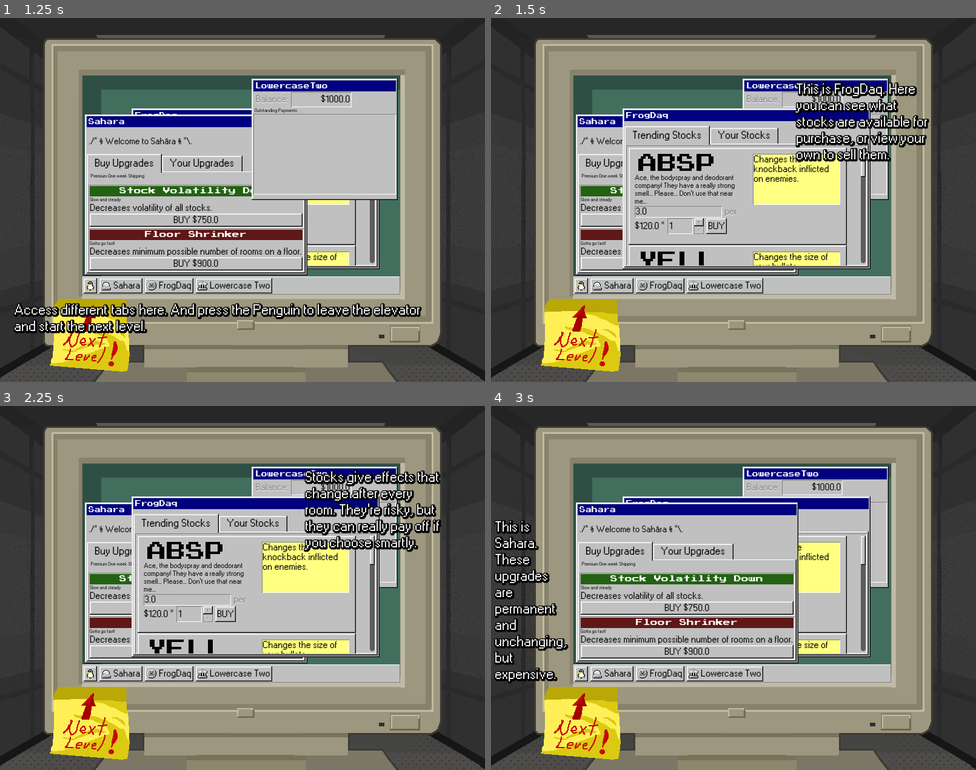
Above: before the commit, frames 1-4 (two rows, left to right).
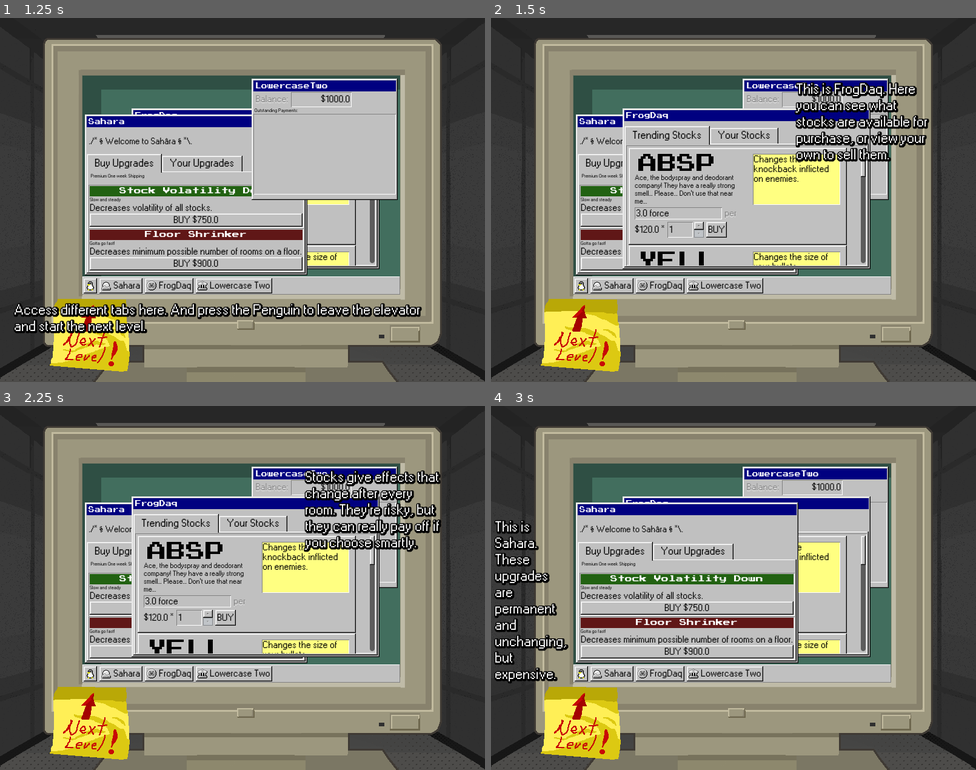
Above: after the commit, the same moments.

Repository: ygda-org/stock-strikers
Game: Godot game, scene res://main/tutorial/tutorial_elevator.tscn
Two runs of this game, one before a commit and one after it. Both use one fixed random seed, a clock stepped at 60 frames per second and the inputs below. This scene is started directly instead of the project's main scene. Sound files missing from this copy of the repository are replaced by a short silence.
Inputs (mouse positions are in pixels of both pictures, inside the frame that each line leads up to):
- Up to frame 1 (1.25 s): click "BUY" at 0.5 s
- Up to frame 2 (1.5 s): click (583, 287) at 1.25 s
- Up to frame 3 (2.25 s): click (92, 675) at 2 s
- Up to frame 4 (3 s): click "Sahara" at 2.75 s

Frame 1 is identical in both runs. In frame 2, 0.5% of the frame differs, in the area x 29-51%, y 51-61%; in frame 3, 0.5%; in frame 4, nothing differs.

Commit message:
stat descriptions

Diff:
--- a/gui/stock_option.gd
+++ b/gui/stock_option.gd
@@ -26,7 +26,10 @@
 
 	title = stock.company_ticker
 	effect_amount = stock.change_amount
-	effect_name = ""#stock.stat_unit
+	if stock.stat_unit == "temp":
+		effect_name = ""
+	else:
+		effect_name = stock.stat_unit
 	desc = stock.stock_description
 	tooltip_desc = stock.effect_description
 	cost_per = stock.change_amount * stock.cost_multi
@@ -36,7 +39,7 @@
 
 	$Title.text = title
 	$VBoxContainer/Desc.text = desc
-	$VBoxContainer/EffectRow/Panel/MarginContainer/Effect.text = str(effect_amount) + " " + effect_name
+	$EffectRow/Panel/MarginContainer/Effect.text = str(effect_amount) + " " + effect_name
 	$Tooltip/MarginContainer/TooltipDesc.text = tooltip_desc
 	$VBoxContainer/BuyingRow/DividendCost.text = "$" + str(snappedf(cost_per,.01)) + " *"
 	if not is_shop_stock:
--- a/gui/stock_option.tscn
+++ b/gui/stock_option.tscn
@@ -16,25 +16,25 @@
 [sub_resource type="StyleBoxFlat" id="StyleBoxFlat_v1w4h"]
 bg_color = Color(0, 0, 0, 1)
 
+[sub_resource type="StyleBoxTexture" id="StyleBoxTexture_welxv"]
+texture = ExtResource("2_kmgha")
+texture_margin_left = 2.0
+texture_margin_top = 2.0
+texture_margin_right = 2.0
+texture_margin_bottom = 2.0
+
+[sub_resource type="StyleBoxFlat" id="StyleBoxFlat_g105g"]
+bg_color = Color(1, 1, 0.5058824, 1)
+
+[sub_resource type="StyleBoxFlat" id="StyleBoxFlat_welxv"]
+bg_color = Color(0, 0, 0, 0.5294118)
+
 [sub_resource type="StyleBoxTexture" id="StyleBoxTexture_v1w4h"]
 texture = ExtResource("2_kmgha")
 texture_margin_left = 1.0
 texture_margin_top = 1.0
 texture_margin_right = 1.0
 texture_margin_bottom = 1.0
-
-[sub_resource type="StyleBoxTexture" id="StyleBoxTexture_welxv"]
-texture = ExtResource("2_kmgha")
-texture_margin_left = 2.0
-texture_margin_top = 2.0
-texture_margin_right = 2.0
-texture_margin_bottom = 2.0
-
-[sub_resource type="StyleBoxFlat" id="StyleBoxFlat_g105g"]
-bg_color = Color(1, 1, 0.5058824, 1)
-
-[sub_resource type="StyleBoxFlat" id="StyleBoxFlat_welxv"]
-bg_color = Color(0, 0, 0, 0.5294118)
 
 [node name="StockOption" type="Control" unique_id=1011788072]
 custom_minimum_size = Vector2(360, 160)
@@ -132,44 +132,127 @@
 autowrap_mode = 3
 clip_text = true
 
-[node name="EffectRow" type="HBoxContainer" parent="VBoxContainer" unique_id=612997778]
-layout_mode = 2
-mouse_filter = 2
-
-[node name="InfoButton" type="Button" parent="VBoxContainer/EffectRow" unique_id=620645840]
-visible = false
-layout_mode = 2
-toggle_mode = true
-text = " ? "
-
-[node name="Panel" type="Panel" parent="VBoxContainer/EffectRow" unique_id=1521882151]
-custom_minimum_size = Vector2(144, 19)
-layout_mode = 2
-mouse_filter = 2
-theme = ExtResource("1_l2qqs")
-theme_override_styles/panel = SubResource("StyleBoxTexture_v1w4h")
-
-[node name="MarginContainer" type="MarginContainer" parent="VBoxContainer/EffectRow/Panel" unique_id=157983895]
+[node name="VolatitlityRow" type="HBoxContainer" parent="VBoxContainer" unique_id=34677134]
+visible = false
+layout_mode = 2
+
+[node name="Volatility" type="Label" parent="VBoxContainer/VolatitlityRow" unique_id=1973258930]
+layout_mode = 2
+theme_override_font_sizes/font_size = 16
+text = "Volatility: "
+
+[node name="VolatilityAmount" type="Label" parent="VBoxContainer/VolatitlityRow" unique_id=1499526226]
+layout_mode = 2
+theme_override_colors/font_color = Color(1, 0, 0, 1)
+theme_override_font_sizes/font_size = 16
+text = "HIGH"
+
+[node name="Spacer" type="Control" parent="VBoxContainer" unique_id=383438290]
+custom_minimum_size = Vector2(0, 25)
+layout_mode = 2
+
+[node name="BuyingRow" type="HBoxContainer" parent="VBoxContainer" unique_id=979023355]
+custom_minimum_size = Vector2(0, 18)
+layout_mode = 2
+theme = ExtResource("1_l2qqs")
+
+[node name="DividendCost" type="Label" parent="VBoxContainer/BuyingRow" unique_id=1710291029]
+layout_mode = 2
+theme_override_font_sizes/font_size = 16
+text = "Cost: $20 *"
+
+[node name="Dividends" type="SpinBox" parent="VBoxContainer/BuyingRow" unique_id=242017968]
+custom_minimum_size = Vector2(60, 26)
+layout_mode = 2
+theme = ExtResource("1_l2qqs")
+min_value = 1.0
+value = 1.0
+
+[node name="BuyButton" type="Button" parent="VBoxContainer/BuyingRow" unique_id=127888415]
+layout_mode = 2
+text = "BUY"
+
+[node name="Tooltip" type="Panel" parent="." unique_id=460809676]
+layout_mode = 0
+offset_left = 205.0
+offset_top = 10.0
+offset_right = 349.0
+offset_bottom = 94.0
+theme_override_styles/panel = SubResource("StyleBoxTexture_welxv")
+
+[node name="MarginContainer" type="MarginContainer" parent="Tooltip" unique_id=1438476390]
 layout_mode = 1
 anchors_preset = 15
 anchor_right = 1.0
 anchor_bottom = 1.0
 grow_horizontal = 2
 grow_vertical = 2
-mouse_filter = 2
 theme_override_constants/margin_left = 1
 theme_override_constants/margin_top = 1
 theme_override_constants/margin_right = 1
 theme_override_constants/margin_bottom = 1
 
-[node name="Effect" type="Label" parent="VBoxContainer/EffectRow/Panel/MarginContainer" unique_id=1936898777]
+[node name="Panel" type="Panel" parent="Tooltip/MarginContainer" unique_id=1526851892]
+layout_mode = 2
+theme_override_styles/panel = SubResource("StyleBoxFlat_g105g")
+
+[node name="TooltipDesc" type="Label" parent="Tooltip/MarginContainer" unique_id=1950617849]
+custom_minimum_size = Vector2(40, 40)
+layout_mode = 2
+size_flags_vertical = 1
+theme_override_font_sizes/font_size = 16
+text = "aaaaaaaaaaaaaaaaaaaaaaaaaaaaaaaaaaaaaaaaaaaaaaaaaaaaaaaaaaaaaaaaaaaaaaaaaaaaaaaaaaaaaaaaaaaaaaaaaaaaaaaaaaaaaaaaaaaaaaaaaaaaaaaaaaaaaaaaaaaaaaaaaaaaaaaaaaaaaaaaaaaaaaaaaaaaaaaaaaaaaaaaaaaaaaaaaaaaaaaaaaaaaaaaaaaaaaaaaaaaaaaaaaaaaaaaaaaaaaaaaaaaaaaaaa"
+autowrap_mode = 3
+clip_text = true
+
+[node name="Disable" type="Panel" parent="." unique_id=1662939779]
+visible = false
+layout_mode = 1
+anchors_preset = 15
+anchor_right = 1.0
+anchor_bottom = 1.0
+grow_horizontal = 2
+grow_vertical = 2
+theme_override_styles/panel = SubResource("StyleBoxFlat_welxv")
+
+[node name="EffectRow" type="HBoxContainer" parent="." unique_id=612997778]
+layout_mode = 0
+offset_left = 10.0
+offset_top = 98.0
+offset_right = 346.0
+offset_bottom = 117.0
+mouse_filter = 2
+
+[node name="InfoButton" type="Button" parent="EffectRow" unique_id=620645840]
+visible = false
+custom_maximum_size = Vector2(0, -1)
+layout_mode = 2
+toggle_mode = true
+text = " ? "
+
+[node name="Panel" type="PanelContainer" parent="EffectRow" unique_id=984510613]
+custom_minimum_size = Vector2(144, 19)
+layout_mode = 2
+mouse_filter = 2
+theme = ExtResource("1_l2qqs")
+theme_override_styles/panel = SubResource("StyleBoxTexture_v1w4h")
+
+[node name="MarginContainer" type="MarginContainer" parent="EffectRow/Panel" unique_id=157983895]
+layout_mode = 2
+mouse_filter = 2
+theme_override_constants/margin_left = 1
+theme_override_constants/margin_top = 1
+theme_override_constants/margin_right = 1
+theme_override_constants/margin_bottom = 1
+
+[node name="Effect" type="Label" parent="EffectRow/Panel/MarginContainer" unique_id=1936898777]
 layout_mode = 2
 size_flags_horizontal = 0
 theme = ExtResource("1_l2qqs")
 theme_override_font_sizes/font_size = 16
 text = "+20 damage"
 
-[node name="PerTag" type="Label" parent="VBoxContainer/EffectRow" unique_id=1232994059]
+[node name="PerTag" type="Label" parent="EffectRow" unique_id=1232994059]
 layout_mode = 2
 theme_override_colors/font_color = Color(0.5019608, 0.5019608, 0.5019608, 1)
 theme_override_colors/font_shadow_color = Color(1, 1, 1, 1)
@@ -179,84 +262,5 @@
 theme_override_font_sizes/font_size = 16
 text = "per"
 
-[node name="VolatitlityRow" type="HBoxContainer" parent="VBoxContainer" unique_id=34677134]
-visible = false
-layout_mode = 2
-
-[node name="Volatility" type="Label" parent="VBoxContainer/VolatitlityRow" unique_id=1973258930]
-layout_mode = 2
-theme_override_font_sizes/font_size = 16
-text = "Volatility: "
-
-[node name="VolatilityAmount" type="Label" parent="VBoxContainer/VolatitlityRow" unique_id=1499526226]
-layout_mode = 2
-theme_override_colors/font_color = Color(1, 0, 0, 1)
-theme_override_font_sizes/font_size = 16
-text = "HIGH"
-
-[node name="BuyingRow" type="HBoxContainer" parent="VBoxContainer" unique_id=979023355]
-custom_minimum_size = Vector2(0, 18)
-layout_mode = 2
-theme = ExtResource("1_l2qqs")
-
-[node name="DividendCost" type="Label" parent="VBoxContainer/BuyingRow" unique_id=1710291029]
-layout_mode = 2
-theme_override_font_sizes/font_size = 16
-text = "Cost: $20 *"
-
-[node name="Dividends" type="SpinBox" parent="VBoxContainer/BuyingRow" unique_id=242017968]
-custom_minimum_size = Vector2(60, 26)
-layout_mode = 2
-theme = ExtResource("1_l2qqs")
-min_value = 1.0
-value = 1.0
-
-[node name="BuyButton" type="Button" parent="VBoxContainer/BuyingRow" unique_id=127888415]
-layout_mode = 2
-text = "BUY"
-
-[node name="Tooltip" type="Panel" parent="." unique_id=460809676]
-layout_mode = 0
-offset_left = 205.0
-offset_top = 10.0
-offset_right = 349.0
-offset_bottom = 94.0
-theme_override_styles/panel = SubResource("StyleBoxTexture_welxv")
-
-[node name="MarginContainer" type="MarginContainer" parent="Tooltip" unique_id=1438476390]
-layout_mode = 1
-anchors_preset = 15
-anchor_right = 1.0
-anchor_bottom = 1.0
-grow_horizontal = 2
-grow_vertical = 2
-theme_override_constants/margin_left = 1
-theme_override_constants/margin_top = 1
-theme_override_constants/margin_right = 1
-theme_override_constants/margin_bottom = 1
-
-[node name="Panel" type="Panel" parent="Tooltip/MarginContainer" unique_id=1526851892]
-layout_mode = 2
-theme_override_styles/panel = SubResource("StyleBoxFlat_g105g")
-
-[node name="TooltipDesc" type="Label" parent="Tooltip/MarginContainer" unique_id=1950617849]
-custom_minimum_size = Vector2(40, 40)
-layout_mode = 2
-size_flags_vertical = 1
-theme_override_font_sizes/font_size = 16
-text = "aaaaaaaaaaaaaaaaaaaaaaaaaaaaaaaaaaaaaaaaaaaaaaaaaaaaaaaaaaaaaaaaaaaaaaaaaaaaaaaaaaaaaaaaaaaaaaaaaaaaaaaaaaaaaaaaaaaaaaaaaaaaaaaaaaaaaaaaaaaaaaaaaaaaaaaaaaaaaaaaaaaaaaaaaaaaaaaaaaaaaaaaaaaaaaaaaaaaaaaaaaaaaaaaaaaaaaaaaaaaaaaaaaaaaaaaaaaaaaaaaaaaaaaaaa"
-autowrap_mode = 3
-clip_text = true
-
-[node name="Disable" type="Panel" parent="." unique_id=1662939779]
-visible = false
-layout_mode = 1
-anchors_preset = 15
-anchor_right = 1.0
-anchor_bottom = 1.0
-grow_horizontal = 2
-grow_vertical = 2
-theme_override_styles/panel = SubResource("StyleBoxFlat_welxv")
-
-[connection signal="toggled" from="VBoxContainer/EffectRow/InfoButton" to="." method="_on_info_button_toggled"]
 [connection signal="pressed" from="VBoxContainer/BuyingRow/BuyButton" to="." method="_on_buy_button_pressed"]
+[connection signal="toggled" from="EffectRow/InfoButton" to="." method="_on_info_button_toggled"]
--- a/player/stocks/berserk.tres
+++ b/player/stocks/berserk.tres
@@ -8,6 +8,7 @@
 med_volatile_range = Vector2(-0.005, 0.005)
 low_volatile_range = Vector2(-0.003, 0.003)
 changed_stat = 12
+stat_unit = "x dmg per kill"
 change_amount = 1.05
 other_effect_name = "berserk"
 stock_description = "WereWOLF, the protein company! Be the alpha you were always meant to be! AWOOOOO!"
--- a/player/stocks/bullet_knockback.tres
+++ b/player/stocks/bullet_knockback.tres
@@ -8,7 +8,7 @@
 med_volatile_range = Vector2(-0.5, 0.3)
 low_volatile_range = Vector2(-0.3, 0.3)
 changed_stat = 11
-stat_unit = "px"
+stat_unit = "force"
 change_amount = 3.0
 stock_description = "Ace, the bodyspray and deodorant company! They have a really strong smell... Please... Don't use that near me..."
 effect_description = "Changes the knockback inflicted on enemies."
--- a/player/stocks/bullet_size.tres
+++ b/player/stocks/bullet_size.tres
@@ -8,6 +8,7 @@
 med_volatile_range = Vector2(-0.02, 0.02)
 low_volatile_range = Vector2(-0.01, 0.01)
 changed_stat = 6
+stat_unit = "x size"
 change_amount = 0.1
 stock_description = "Yell, the PC and hardware company! You bought a bulky PC from them a while ago. It barely works, but their devices make better ammunition than hardware."
 effect_description = "Changes the size of your bullets."
--- a/player/stocks/bullet_speed.tres
+++ b/player/stocks/bullet_speed.tres
@@ -7,6 +7,7 @@
 high_volatile_range = Vector2(-8, 8)
 low_volatile_range = Vector2(-3, 3)
 changed_stat = 5
+stat_unit = "speed"
 change_amount = 20.0
 stock_description = "Diplomacy, the foreign nation negotiations company! They also make a hit board game."
 effect_description = "Changes the speed of your bullets."
--- a/player/stocks/damage.tres
+++ b/player/stocks/damage.tres
@@ -8,6 +8,7 @@
 med_volatile_range = Vector2(-0.5, 0.5)
 low_volatile_range = Vector2(-0.2, 0.2)
 changed_stat = 3
+stat_unit = "dmg"
 change_amount = 5.0
 stock_description = "Chewyroll, the anime platform! They have SO MUCH action anime. So much fighting... Fight like they do!"
 effect_description = "Changes your damage."
--- a/player/stocks/desperation.tres
+++ b/player/stocks/desperation.tres
@@ -8,7 +8,7 @@
 med_volatile_range = Vector2(-0.25, 0.25)
 low_volatile_range = Vector2(-0.1, 0.1)
 changed_stat = 12
-stat_unit = "other"
+stat_unit = "times dmg"
 change_amount = 3.0
 other_effect_name = "desperation"
 stock_name = "YGDA"
--- a/player/stocks/extra_random_shot.tres
+++ b/player/stocks/extra_random_shot.tres
@@ -8,6 +8,7 @@
 med_volatile_range = Vector2(-0.05, 0.05)
 low_volatile_range = Vector2(-0.025, 0.025)
 changed_stat = 12
+stat_unit = "x dmg on extra shots"
 change_amount = 0.6
 other_effect_name = "extra_random_shots"
 stock_description = "Dissonance, the online chatroom company! Have your friends backseat your gameplay and fire a shot for you!"
--- a/player/stocks/extrafire.tres
+++ b/player/stocks/extrafire.tres
@@ -8,6 +8,7 @@
 med_volatile_range = Vector2(-0.1, 0.1)
 low_volatile_range = Vector2(-0.05, 0.05)
 changed_stat = 12
+stat_unit = "s per shot"
 change_amount = 1.5
 other_effect_name = "extrafire"
 stock_description = "Wake Up!, the clock company! Their alarms scare me... I almost punched my alarm clock last time :("
--- a/player/stocks/health.tres
+++ b/player/stocks/health.tres
@@ -7,6 +7,7 @@
 high_volatile_range = Vector2(-2, 2)
 med_volatile_range = Vector2(-1, 1)
 low_volatile_range = Vector2(-0.5, 0.5)
+stat_unit = "hp"
 change_amount = 10.0
 stock_description = "CNSK Stock? It's stock! Made of chickens! Chicken Noodle Soup makes everything better :3"
 effect_description = "Changes your maximum health."
--- a/player/stocks/money_damage_increase.tres
+++ b/player/stocks/money_damage_increase.tres
@@ -8,6 +8,7 @@
 med_volatile_range = Vector2(-0.002, 0.002)
 low_volatile_range = Vector2(-0.001, 0.001)
 changed_stat = 12
+stat_unit = "x dmg per $"
 change_amount = 0.01
 other_effect_name = "money_damage_increase"
 stock_description = "Lowercase Two, the banking company! Invest in their bank and watch as your interest (and power) grows!"
--- a/player/stocks/money_leak.tres
+++ b/player/stocks/money_leak.tres
@@ -8,6 +8,7 @@
 med_volatile_range = Vector2(-0.3, 0.3)
 low_volatile_range = Vector2(-0.1, 0.1)
 changed_stat = 12
+stat_unit = "x speed"
 change_amount = 2.0
 other_effect_name = "money_leak"
 stock_name = "Money Leak"
--- a/player/stocks/money_shield.tres
+++ b/player/stocks/money_shield.tres
@@ -8,6 +8,7 @@
 med_volatile_range = Vector2(-0.15, 0.15)
 low_volatile_range = Vector2(-0.05, 0.05)
 changed_stat = 12
+stat_unit = "x dmg taken lost on hit"
 change_amount = 1.5
 other_effect_name = "money_shield"
 stock_description = "Wizney Studios, the media company! They make a lot of movies and children's shows! They have really good lawyers to protect you."
--- a/player/stocks/move_speed.tres
+++ b/player/stocks/move_speed.tres
@@ -8,6 +8,7 @@
 med_volatile_range = Vector2(-1, 1)
 low_volatile_range = Vector2(-0.5, 0.5)
 changed_stat = 1
+stat_unit = "speed"
 change_amount = 10.0
 stock_description = "NICE, the renowned sportswear and shoe company! I heard they hide springs in their shoes to make you faster."
 effect_description = "Changes your movement speed."
--- a/player/stocks/octo_shot.tres
+++ b/player/stocks/octo_shot.tres
@@ -8,6 +8,7 @@
 med_volatile_range = Vector2(-0.02, 0.02)
 low_volatile_range = Vector2(-0.01, 0.01)
 changed_stat = 12
+stat_unit = "x dmg on extra shots"
 change_amount = 0.1
 other_effect_name = "octo_shot"
 stock_description = "Lolligo, the mediterranean deep-sea fishing company! They export a large amount of the world's octopus and squid supply."
--- a/player/stocks/perfection.tres
+++ b/player/stocks/perfection.tres
@@ -8,7 +8,7 @@
 med_volatile_range = Vector2(-0.1, 0.1)
 low_volatile_range = Vector2(-0.05, 0.05)
 changed_stat = 12
-stat_unit = "$ per enemy"
+stat_unit = "x$ per enemy"
 change_amount = 1.7
 other_effect_name = "perfection"
 stock_name = "Perfection"
--- a/player/stocks/premium_bullets.tres
+++ b/player/stocks/premium_bullets.tres
@@ -8,11 +8,12 @@
 med_volatile_range = Vector2(-0.2, 0.2)
 low_volatile_range = Vector2(-0.1, 0.1)
 changed_stat = 12
-change_amount = 1.1
+stat_unit = "x dmg"
+change_amount = 1.2
 other_effect_name = "premium_bullets"
 stock_name = "Premium Bullets"
 stock_description = "Orange, the personal electronics company! Rival of Smashsung and creator of the UBullet, the most premium ammo on the market!"
 effect_description = "Bullets deal much more damage but cost $3 per shot."
 company_ticker = "ORNG"
-cost_multi = 636.364
+cost_multi = 400.0
 metadata/_custom_type_script = "uid://cgypua0rq6rtn"
--- a/player/stocks/recoil.tres
+++ b/player/stocks/recoil.tres
@@ -8,6 +8,7 @@
 med_volatile_range = Vector2(-25, 25)
 low_volatile_range = Vector2(-15, 15)
 changed_stat = 12
+stat_unit = "force"
 change_amount = 150.0
 other_effect_name = "recoil"
 stock_description = "Shark Kirka's personal utility company! Singer of the hit song \"Waists won't lie\", a song that'll blast you off your feet! "
--- a/player/stocks/ricochet.tres
+++ b/player/stocks/ricochet.tres
@@ -8,6 +8,7 @@
 med_volatile_range = Vector2(-0.5, 0.5)
 low_volatile_range = Vector2(-0.34, 0.34)
 changed_stat = 12
+stat_unit = "bounces"
 change_amount = 2.0
 other_effect_name = "ricochet"
 stock_description = "M.I.K.U., the software and song company! They're especially good with sound reflections and physical collisions. Such a silly company :D"
--- a/player/stocks/roll_bullets.tres
+++ b/player/stocks/roll_bullets.tres
@@ -8,6 +8,7 @@
 med_volatile_range = Vector2(-0.2, 0.2)
 low_volatile_range = Vector2(-0.1, 0.1)
 changed_stat = 12
+stat_unit = "x dmg on extra shot"
 change_amount = 1.5
 other_effect_name = "roll_bullets"
 stock_description = "Future Cal, the exercise and diet company! A subscription with them and you'll get fit in no time!"
--- a/player/stocks/roll_dur.tres
+++ b/player/stocks/roll_dur.tres
@@ -8,6 +8,7 @@
 med_volatile_range = Vector2(-0.01, 0.01)
 low_volatile_range = Vector2(-0.005, 0.005)
 changed_stat = 7
+stat_unit = "s"
 change_amount = 0.1
 stock_description = "Yyon Immobile Oil, the gasoline and oil company! They like oil. A lot. Like a lot, a lot. Like, enough that they would use it on themselves to slide further."
 effect_description = "Changes the duration of your dodge roll."
--- a/player/stocks/roll_invincibility.tres
+++ b/player/stocks/roll_invincibility.tres
@@ -8,6 +8,7 @@
 med_volatile_range = Vector2(-0.005, 0.005)
 low_volatile_range = Vector2(-0.003, 0.003)
 changed_stat = 10
+stat_unit = "s"
 change_amount = 0.05
 stock_description = "Coolmath, the cool, awesome, super duper math education software company. They're basically [Title Card]. "
 effect_description = "Changes the invincibility duration of your dodge roll."
--- a/player/stocks/roll_speed.tres
+++ b/player/stocks/roll_speed.tres
@@ -8,6 +8,7 @@
 med_volatile_range = Vector2(-3, 3)
 low_volatile_range = Vector2(-2, 2)
 changed_stat = 8
+stat_unit = "speed"
 change_amount = 15.0
 stock_description = "Sahara, the delivery company! Buy anything, anywhere! They'll dash over to you in seconds! "
 effect_description = "Changes the speed of your dodge roll."
--- a/player/stocks/strong_single_shots.tres
+++ b/player/stocks/strong_single_shots.tres
@@ -8,6 +8,7 @@
 med_volatile_range = Vector2(-0.1, 0.1)
 low_volatile_range = Vector2(-0.05, 0.05)
 changed_stat = 12
+stat_unit = "x dmg"
 change_amount = 2.0
 other_effect_name = "strong_single_shots"
 stock_description = "Camera Kinetics Incorperated, the optics company! Somehow, under the lead of their AI G.L.A.D.E.A.S., they discovered teleportation techonology."
--- a/player/stocks/teleport.tres
+++ b/player/stocks/teleport.tres
@@ -8,6 +8,7 @@
 med_volatile_range = Vector2(-15, 15)
 low_volatile_range = Vector2(-5, 5)
 changed_stat = 12
+stat_unit = "distance"
 change_amount = 40.0
 other_effect_name = "teleport"
 effect_description = "Turns your dodge roll into a teleport."
--- a/player/stocks/thorns.tres
+++ b/player/stocks/thorns.tres
@@ -8,6 +8,7 @@
 med_volatile_range = Vector2(-3, 3)
 low_volatile_range = Vector2(-2, 2)
 changed_stat = 12
+stat_unit = "x dmg taken returned"
 change_amount = 5.0
 other_effect_name = "thorns"
 stock_description = "Wokia, the personal electronics company! They make the strongest personal devices. Strong enough that it hurts you when you drop it."
--- a/player/stocks/triple_shot.tres
+++ b/player/stocks/triple_shot.tres
@@ -8,6 +8,7 @@
 med_volatile_range = Vector2(-0.05, 0.05)
 low_volatile_range = Vector2(-0.02, 0.02)
 changed_stat = 12
+stat_unit = "x dmg on extra shots"
 change_amount = 0.4
 other_effect_name = "triple_shot"
 stock_description = "TipTab, the entertainment and media company! One of the first quick content platforms! Watch on three screens at once! X3"
--- a/player/stocks/vampire.tres
+++ b/player/stocks/vampire.tres
@@ -8,6 +8,7 @@
 med_volatile_range = Vector2(-0.02, 0.02)
 low_volatile_range = Vector2(-0.01, 0.01)
 changed_stat = 12
+stat_unit = "x dmg dealt restores health"
 change_amount = 0.2
 other_effect_name = "vampire"
 stock_description = "Vampuum Air, the fluid pump company! They make pumps and motors for anything! Air conditioning, water sprayers, even medical purposes!"
